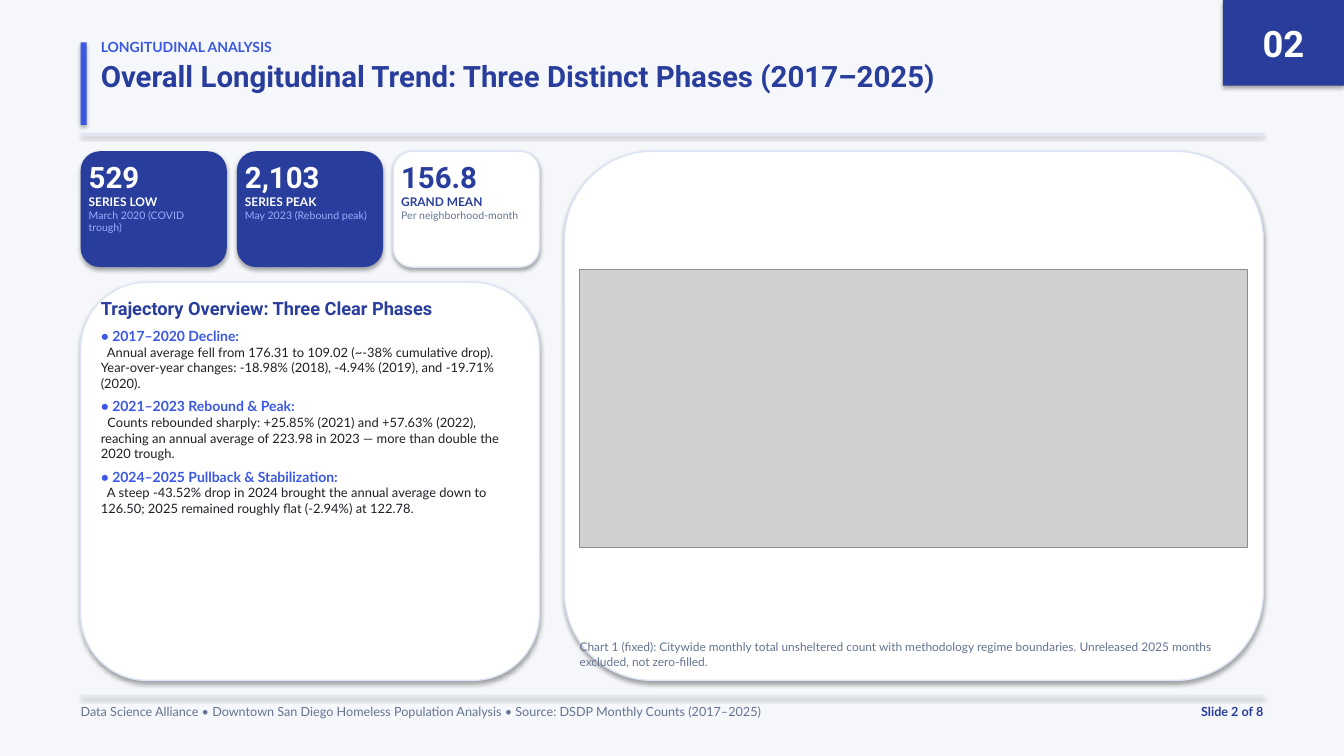
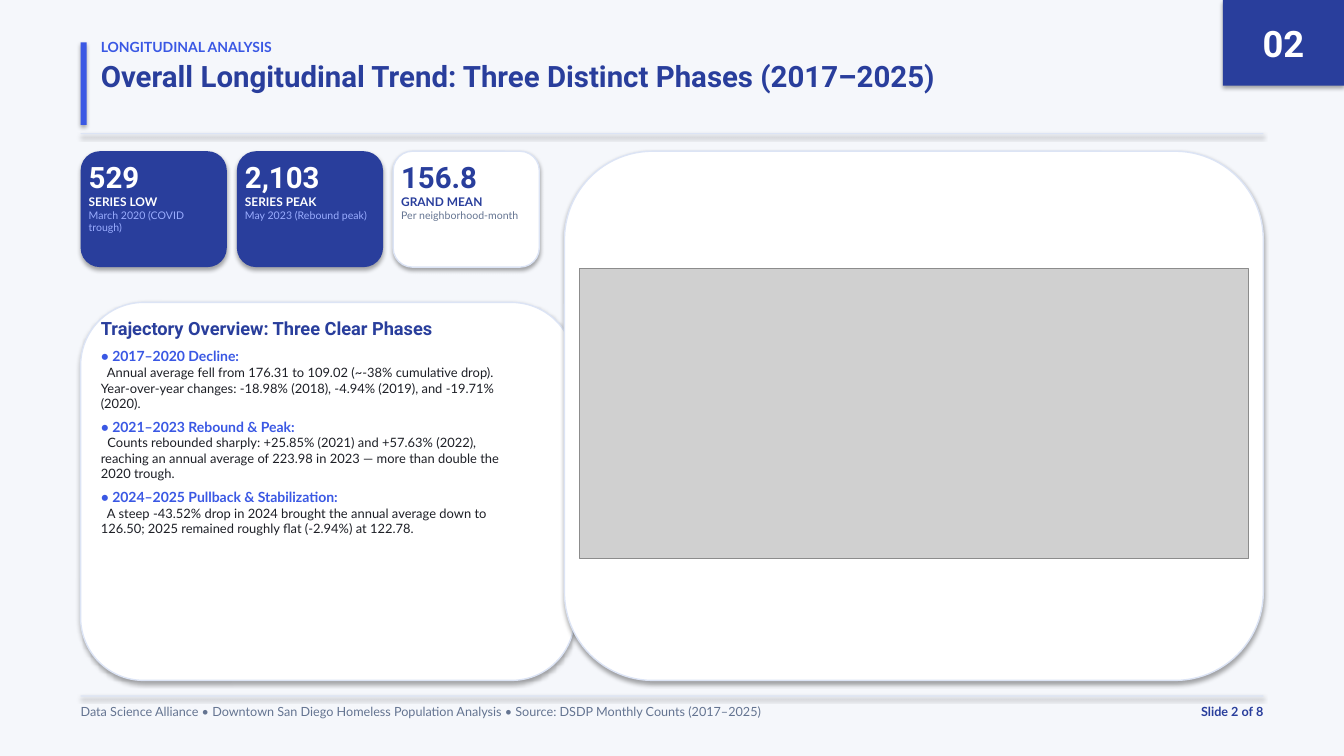
Before and after one commit to CapMorningStar/Downtown-Homeless-Analysis, a slide deck: slide 2 of EDA_Presentation.pptx. Drawn at 1344x756 pixels with LibreOffice and Linux fonts; fonts in the diff are those of the drawing; grey boxes stand for pictures. Boxes give left, top, right and bottom in pixels: in the first picture for what was removed or moved away, otherwise in the second. Text is boxed around its words. In the diff, an @@ line names an element or a change of style, - is before the commit and + after.

```diff
--- a/EDA_Presentation.pptx
+++ b/EDA_Presentation.pptx
@@ picture: place and size @@
-picture at (580, 269, 1248, 547)
+picture at (580, 268, 1248, 559)
@@ rounded rectangle: place and size @@
-rounded rectangle at (81, 282, 539, 681)
+rounded rectangle at (81, 302, 575, 681)
@@ text "Trajectory Overview: Three Clear Phases": place and size @@
-text "Trajectory Overview: Three Clear Phases" at (101, 301, 499, 516)
+text "Trajectory Overview: Three Clear Phases" at (101, 321, 499, 536)
@@ text removed at (580, 642, 1211, 668) @@
-Chart 1 (fixed): Citywide monthly total unsheltered count with methodology regime boundaries. Unreleased 2025 months excluded, not zero-filled.
```
Also in this commit, not shown: 6 other slides changed, 4 other files.
